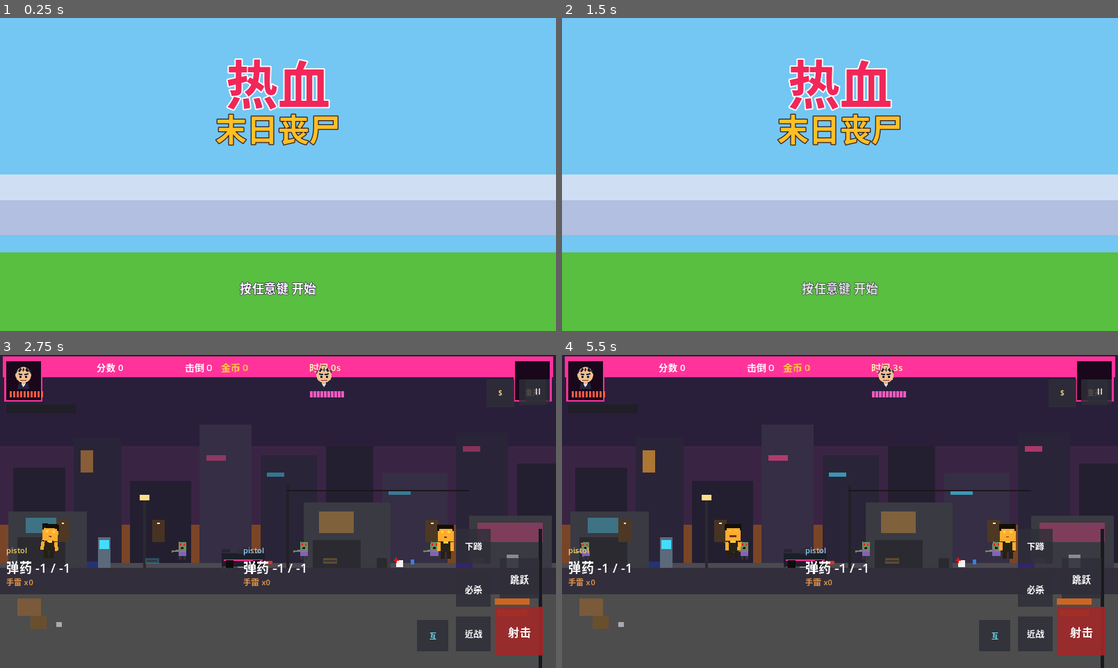
Above: before the commit, frames 1-4 (two rows, left to right).
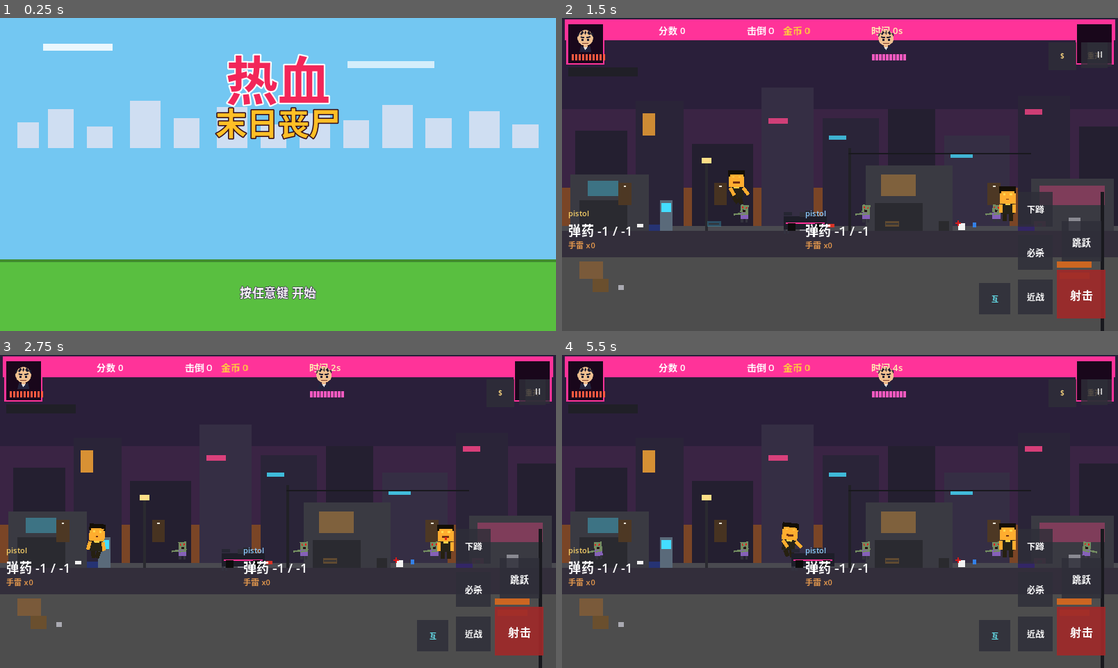
Above: after the commit, the same moments.

Repository: qq1375828505/hot-blood-zombie
Game: Godot game, scene res://scenes/title.tscn
The game is run twice, just before and just after one commit, with the same random seed, the same clock (stepped at 60 frames per second) and the same inputs.
Inputs (mouse positions are in pixels of both pictures, inside the frame that each line leads up to):
- Up to frame 1 (0.25 s): no input
- Up to frame 2 (1.5 s): tap Enter (ui_accept) at 0.5 s; move the mouse to (962, 158) at 0.52 s; hold D (move_right) 0.53-1.25 s; hold Enter (ui_accept) 0.53-1.25 s; click (962, 158) at 0.67 s; tap W (jump) at 0.77 s; drag from (728, 190) to (812, 237) at 1.27 s
- Up to frame 3 (2.75 s): move the mouse to (333, 442) at 2.02 s; hold A (move_left) from 2.03 s (still down); hold K (melee) from 2.03 s (still down); click (333, 442) at 2.17 s; tap Enter (ui_accept) at 2.3 s
- Up to frame 4 (5.5 s): release A (move_left) at 2.75 s; release K (melee) at 2.75 s; drag from (812, 574) to (945, 564) at 2.77 s; move the mouse to (1006, 558) at 3.52 s; hold D (move_right) 3.53-4.25 s; hold Enter (ui_accept) 3.53-4.25 s; tap Keypad 4 (p2_move_left) at 3.6 s; click (1006, 558) at 3.67 s; tap W (jump) at 3.77 s; tap R (restart) at 4.15 s; drag from (673, 464) to (945, 564) at 4.27 s; move the mouse to (867, 511) at 5.02 s; hold D (move_right) from 5.03 s (still down); hold Keypad Enter (p2_shoot) from 5.03 s (still down); click (867, 511) at 5.17 s; tap Enter (ui_accept) at 5.3 s

The runs differ from the first frame. In frame 1, 32% of the frame differs, in the area x 0-100%, y 8-90%; in frame 2, 100%, in the area x 0-100%, y 0-100%; in frame 3, 1.0%; in frame 4, 1.3%.
Error in both runs: Cannot call method 'set_input_as_handled' on a null value. (res://scripts/select.gd:185)

Commit message:
V0.4.0 修复标题画面触摸卡死：改用_input()立即响应触摸；重做标题视觉：加城市建筑剪影/云朵/两个Q版小人头/草地深色顶边，大字描边加粗

Diff:
--- a/scenes/title.tscn
+++ b/scenes/title.tscn
@@ -14,32 +14,131 @@
 anchor_bottom = 1.0
 color = Color(0.45, 0.78, 0.95, 1)
 
-[node name="CityFar" type="ColorRect" parent="."]
-anchors_preset = 12
-anchor_top = 1.0
-anchor_right = 1.0
-anchor_bottom = 1.0
-offset_top = -360.0
-offset_bottom = -280.0
-color = Color(0.85, 0.88, 0.95, 0.9)
-
-[node name="CityMid" type="ColorRect" parent="."]
-anchors_preset = 12
-anchor_top = 1.0
-anchor_right = 1.0
-anchor_bottom = 1.0
-offset_top = -300.0
-offset_bottom = -220.0
-color = Color(0.7, 0.75, 0.88, 1)
+[node name="Cloud1" type="ColorRect" parent="."]
+offset_left = 100.0
+offset_top = 60.0
+offset_right = 260.0
+offset_bottom = 76.0
+color = Color(1, 1, 1, 0.85)
+
+[node name="Cloud2" type="ColorRect" parent="."]
+offset_left = 800.0
+offset_top = 100.0
+offset_right = 1000.0
+offset_bottom = 116.0
+color = Color(1, 1, 1, 0.7)
+
+[node name="CityFar" type="Node2D" parent="."]
+position = Vector2(0, 300)
+
+[node name="B1" type="ColorRect" parent="CityFar"]
+offset_left = 40.0
+offset_top = -60.0
+offset_right = 90.0
+offset_bottom = 0.0
+color = Color(0.85, 0.88, 0.95, 0.9)
+
+[node name="B2" type="ColorRect" parent="CityFar"]
+offset_left = 110.0
+offset_top = -90.0
+offset_right = 170.0
+offset_bottom = 0.0
+color = Color(0.85, 0.88, 0.95, 0.9)
+
+[node name="B3" type="ColorRect" parent="CityFar"]
+offset_left = 200.0
+offset_top = -50.0
+offset_right = 260.0
+offset_bottom = 0.0
+color = Color(0.85, 0.88, 0.95, 0.9)
+
+[node name="B4" type="ColorRect" parent="CityFar"]
+offset_left = 300.0
+offset_top = -110.0
+offset_right = 370.0
+offset_bottom = 0.0
+color = Color(0.85, 0.88, 0.95, 0.9)
+
+[node name="B5" type="ColorRect" parent="CityFar"]
+offset_left = 400.0
+offset_top = -70.0
+offset_right = 460.0
+offset_bottom = 0.0
+color = Color(0.85, 0.88, 0.95, 0.9)
+
+[node name="B6" type="ColorRect" parent="CityFar"]
+offset_left = 500.0
+offset_top = -95.0
+offset_right = 570.0
+offset_bottom = 0.0
+color = Color(0.85, 0.88, 0.95, 0.9)
+
+[node name="B7" type="ColorRect" parent="CityFar"]
+offset_left = 600.0
+offset_top = -55.0
+offset_right = 660.0
+offset_bottom = 0.0
+color = Color(0.85, 0.88, 0.95, 0.9)
+
+[node name="B8" type="ColorRect" parent="CityFar"]
+offset_left = 690.0
+offset_top = -80.0
+offset_right = 760.0
+offset_bottom = 0.0
+color = Color(0.85, 0.88, 0.95, 0.9)
+
+[node name="B9" type="ColorRect" parent="CityFar"]
+offset_left = 790.0
+offset_top = -65.0
+offset_right = 850.0
+offset_bottom = 0.0
+color = Color(0.85, 0.88, 0.95, 0.9)
+
+[node name="B10" type="ColorRect" parent="CityFar"]
+offset_left = 880.0
+offset_top = -100.0
+offset_right = 950.0
+offset_bottom = 0.0
+color = Color(0.85, 0.88, 0.95, 0.9)
+
+[node name="B11" type="ColorRect" parent="CityFar"]
+offset_left = 980.0
+offset_top = -70.0
+offset_right = 1040.0
+offset_bottom = 0.0
+color = Color(0.85, 0.88, 0.95, 0.9)
+
+[node name="B12" type="ColorRect" parent="CityFar"]
+offset_left = 1080.0
+offset_top = -85.0
+offset_right = 1150.0
+offset_bottom = 0.0
+color = Color(0.85, 0.88, 0.95, 0.9)
+
+[node name="B13" type="ColorRect" parent="CityFar"]
+offset_left = 1180.0
+offset_top = -55.0
+offset_right = 1240.0
+offset_bottom = 0.0
+color = Color(0.85, 0.88, 0.95, 0.9)
 
 [node name="Ground" type="ColorRect" parent="."]
 anchors_preset = 12
 anchor_top = 1.0
 anchor_right = 1.0
 anchor_bottom = 1.0
-offset_top = -180.0
+offset_top = -160.0
 offset_bottom = 0.0
 color = Color(0.35, 0.75, 0.25, 1)
+
+[node name="GrassTop" type="ColorRect" parent="."]
+anchors_preset = 12
+anchor_top = 1.0
+anchor_right = 1.0
+anchor_bottom = 1.0
+offset_top = -165.0
+offset_bottom = -158.0
+color = Color(0.25, 0.55, 0.18, 1)
 
 [node name="TitleLayer" type="Control" parent="."]
 anchors_preset = 15
@@ -50,13 +149,13 @@
 anchors_preset = 5
 anchor_left = 0.5
 anchor_right = 0.5
-offset_left = -320.0
-offset_top = 60.0
-offset_right = 320.0
-offset_bottom = 200.0
+offset_left = -280.0
+offset_top = 50.0
+offset_right = 280.0
+offset_bottom = 190.0
 theme_override_colors/font_color = Color(0.95, 0.15, 0.35, 1)
 theme_override_colors/font_outline_color = Color(1, 1, 1, 1)
-theme_override_constants/outline_size = 12
+theme_override_constants/outline_size = 14
 theme_override_font_sizes/font_size = 120
 text = "热血"
 horizontal_alignment = 1
@@ -66,13 +165,13 @@
 anchors_preset = 5
 anchor_left = 0.5
 anchor_right = 0.5
-offset_left = -300.0
-offset_top = 200.0
-offset_right = 300.0
-offset_bottom = 300.0
+offset_left = -260.0
+offset_top = 185.0
+offset_right = 260.0
+offset_bottom = 280.0
 theme_override_colors/font_color = Color(1.0, 0.75, 0.15, 1)
-theme_override_colors/font_outline_color = Color(0.2, 0.1, 0.1, 1)
-theme_override_constants/outline_size = 8
+theme_override_colors/font_outline_color = Color(0.2, 0.05, 0.1, 1)
+theme_override_constants/outline_size = 10
 theme_override_font_sizes/font_size = 72
 text = "末日丧尸"
 horizontal_alignment = 1
@@ -82,21 +181,41 @@
 anchors_preset = 7
 anchor_left = 0.5
 anchor_right = 0.5
-offset_left = -160.0
-offset_top = -260.0
+offset_left = -140.0
+offset_top = -240.0
+offset_right = -70.0
+offset_bottom = -160.0
+color = Color(0.95, 0.85, 0.3, 1)
+
+[node name="HeroAHead" type="ColorRect" parent="."]
+anchors_preset = 7
+anchor_left = 0.5
+anchor_right = 0.5
+offset_left = -130.0
+offset_top = -275.0
 offset_right = -80.0
-offset_bottom = -180.0
-color = Color(0.95, 0.85, 0.3, 1)
+offset_bottom = -235.0
+color = Color(0.95, 0.8, 0.6, 1)
 
 [node name="HeroB" type="ColorRect" parent="."]
 anchors_preset = 7
 anchor_left = 0.5
 anchor_right = 0.5
+offset_left = 70.0
+offset_top = -240.0
+offset_right = 140.0
+offset_bottom = -160.0
+color = Color(0.35, 0.6, 0.95, 1)
+
+[node name="HeroBHead" type="ColorRect" parent="."]
+anchors_preset = 7
+anchor_left = 0.5
+anchor_right = 0.5
 offset_left = 80.0
-offset_top = -260.0
-offset_right = 160.0
-offset_bottom = -180.0
-color = Color(0.35, 0.6, 0.95, 1)
+offset_top = -275.0
+offset_right = 130.0
+offset_bottom = -235.0
+color = Color(0.95, 0.8, 0.6, 1)
 
 [node name="PressLabel" type="Label" parent="."]
 anchors_preset = 12
@@ -104,9 +223,9 @@
 anchor_top = 1.0
 anchor_right = 0.5
 offset_left = -200.0
-offset_top = -120.0
+offset_top = -110.0
 offset_right = 200.0
-offset_bottom = -80.0
+offset_bottom = -75.0
 theme_override_colors/font_color = Color(1, 1, 1, 1)
 theme_override_colors/font_outline_color = Color(0.2, 0.1, 0.3, 1)
 theme_override_constants/outline_size = 4
--- a/scripts/title.gd
+++ b/scripts/title.gd
@@ -7,13 +7,12 @@
 @onready var title_gold: Label = $TitleLayer/TitleGold
 
 var _blink: float = 0.0
-var _can_advance: bool = false
+var _can_advance: bool = true
 
 
 func _ready() -> void:
-	# 开场停 0.8 秒后才允许按键进入，避免误触
-	await get_tree().create_timer(0.8).timeout
-	_can_advance = true
+	# 立即允许进入，不等延时（安卓触摸卡死修复）
+	pass
 
 
 func _process(delta: float) -> void:
@@ -22,12 +21,13 @@
 		press_label.modulate.a = 0.4 + 0.6 * (0.5 + 0.5 * sin(_blink))
 
 
-func _unhandled_input(event: InputEvent) -> void:
+# 用 _input 而非 _unhandled_input，双保险确保触摸事件被捕获
+func _input(event: InputEvent) -> void:
 	if not _can_advance:
 		return
 	if event is InputEventScreenTouch and event.pressed:
 		_advance()
-	elif event.is_action_pressed("ui_accept") or event.is_action_pressed("restart"):
+	elif event is InputEventMouseButton and event.pressed:
 		_advance()
 	elif event is InputEventKey and event.pressed:
 		_advance()
